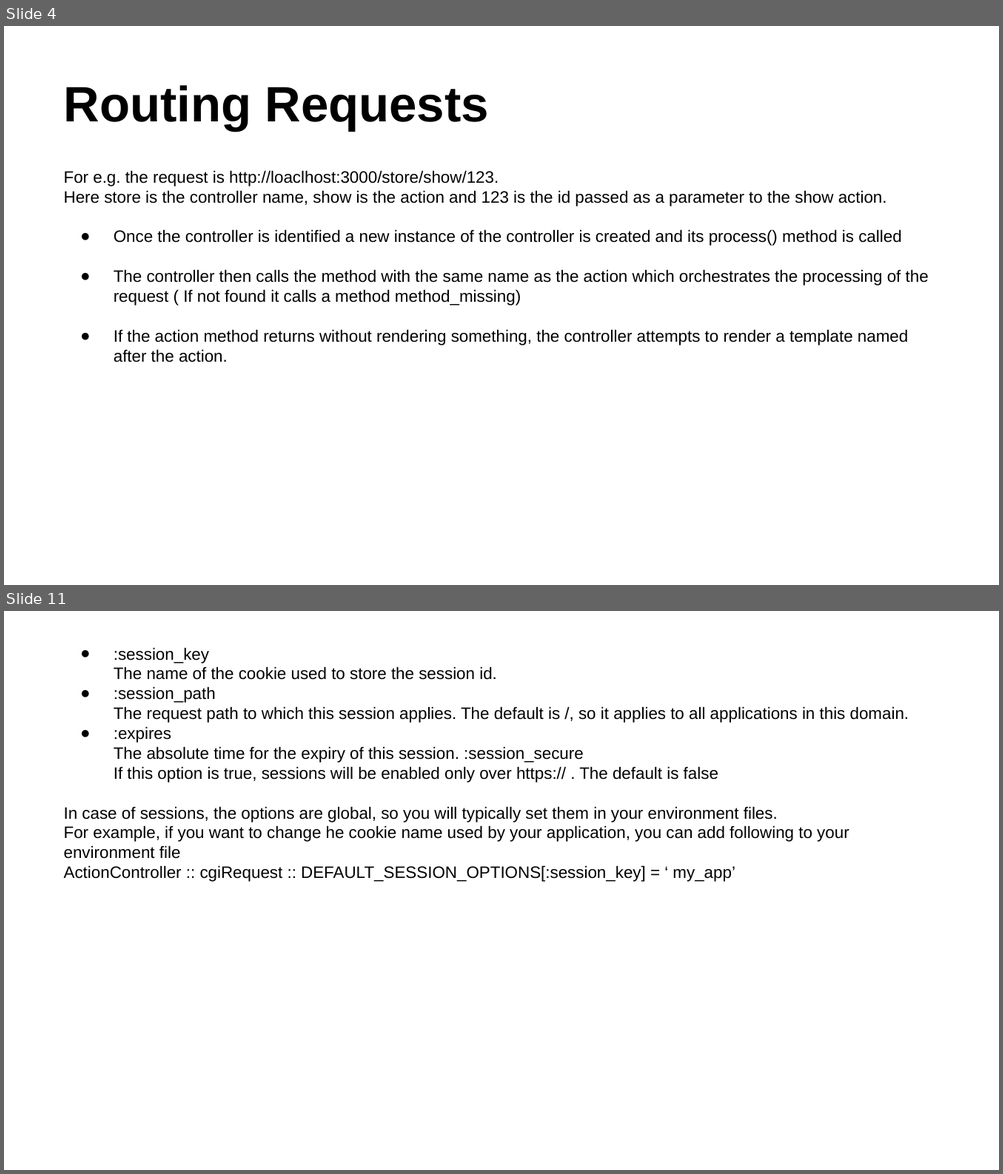
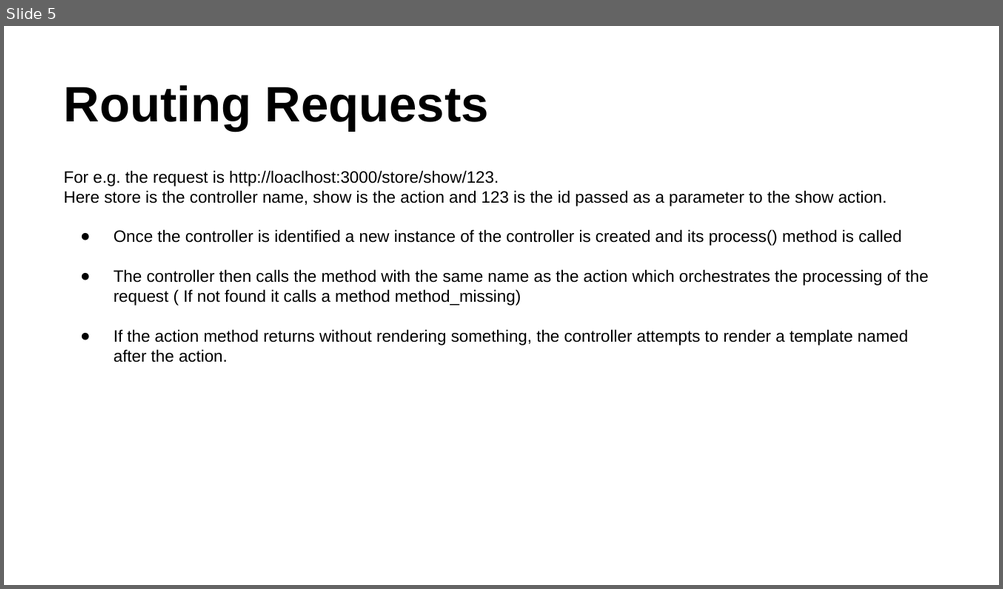
Before and after one commit to rubypool/rails-training-material, a slide deck: Ruby_On_Rails_Deck-Controller.pptx. Shown one above the other, each under a label of ours: slides 4 and 11 before the commit, slide 5 after it; the slides between them are not shown. The pictures are 1003x1174 and 1003x589 pixels, drawn with LibreOffice and Linux fonts; fonts in the diff are those of the drawing. Boxes give left, top, right and bottom in pixels: in the first picture for what was removed or moved away, otherwise in the second. Text is boxed around its words. In the diff, an @@ line names an element or a change of style, - is before the commit and + after.

Commit message:
Renamed the controller deck

```diff
--- a/Ruby_On_Rails_Deck-Controller.pptx
+++ b/Ruby_On_Rails_Deck-Controller.pptx
@@ slide 11 removed at (4,611,999,1170), background #FFFFFF @@
@@ text removed at (64,647,909,882) @@
-● :session_key
-  The name of the cookie used to store the session id.
-● :session_path
-  The request path to which this session applies. The default is /, so it applies to all applications in this domain.
-● :expires
-  The absolute time for the expiry of this session. :session_secure
-  If this option is true, sessions will be enabled only over https:// . The default is false
-In case of sessions, the options are global, so you will typically set them in your environment files.
-For example, if you want to change he cookie name used by your application, you can add following to your environment file
-ActionController :: cgiRequest :: DEFAULT_SESSION_OPTIONS[:session_key] = ‘ my_app’
@@ what was slide 4 is now slide 5 @@
```
Also in this commit, not shown: 4 slides changed, 20 slides added, 9 other slides removed, 1 other file.
